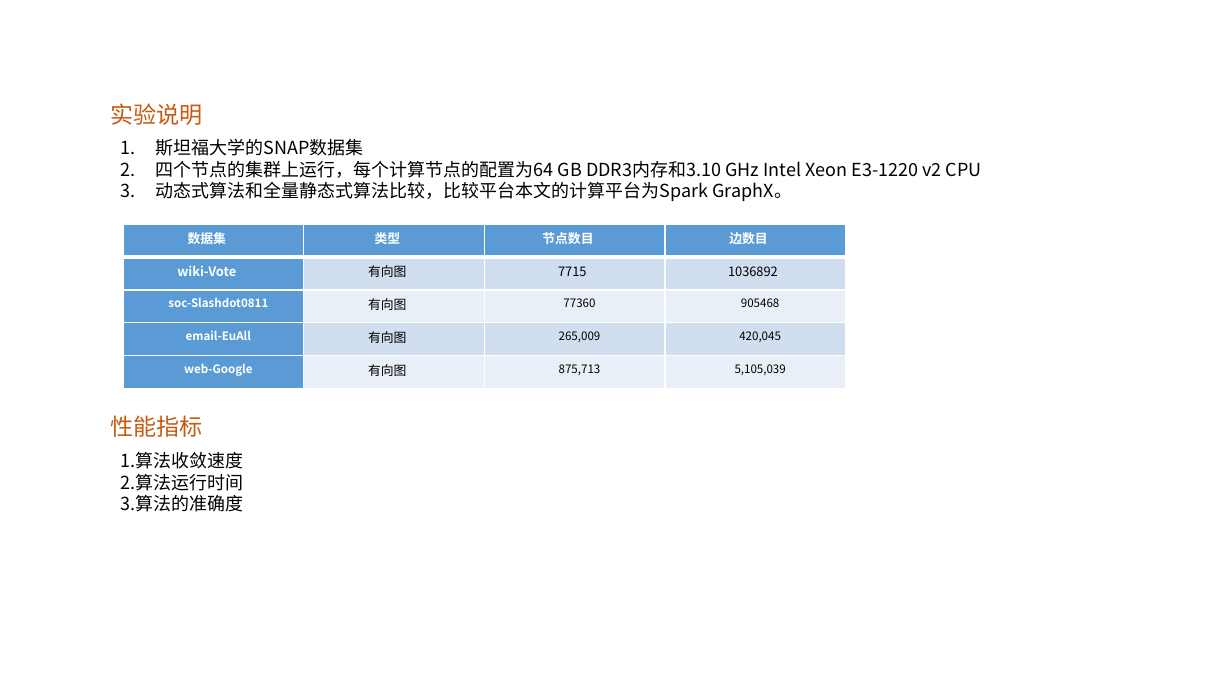
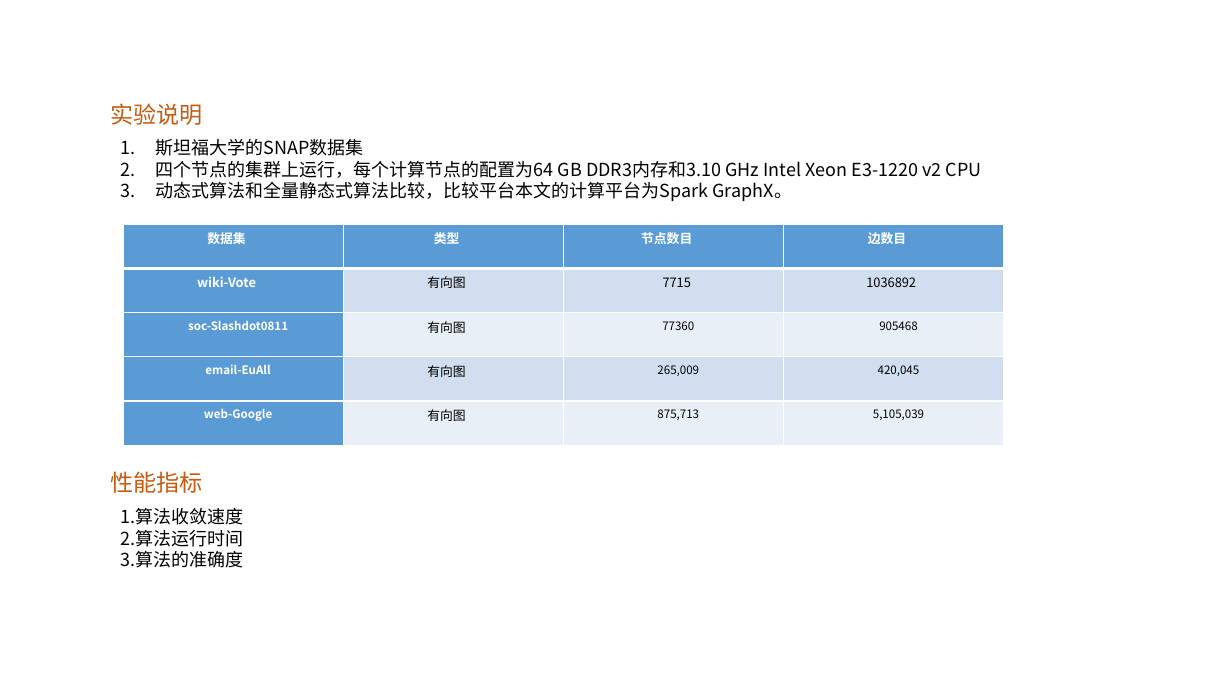
Before and after one commit to zhaobingcn/mypaper, a slide deck: slide 24 of 赵炳-答辩报告 [自动保存].pptx. Drawn at 1232x693 pixels with LibreOffice and Linux fonts; fonts in the diff are those of the drawing; background and template pictures are left out. Boxes give left, top, right and bottom in pixels: in the first picture for what was removed or moved away, otherwise in the second. Text is boxed around its words. In the diff, an @@ line names an element or a change of style, - is before the commit and + after.

```diff
--- a/赵炳-答辩报告 [自动保存].pptx
+++ b/赵炳-答辩报告 [自动保存].pptx
@@ table: place and size @@
-table at (123,225,846,389)
+table at (123,225,1003,445)
@@ text "性能指标": place and size @@
-text "性能指标" at (110,415,202,437)
+text "性能指标" at (110,471,202,493)
@@ text "1.算法收敛速度": place and size @@
-text "1.算法收敛速度" at (121,452,244,512)
+text "1.算法收敛速度" at (121,508,244,568)
```
Also in this commit, not shown: 6 other slides changed, 1 slide added, 2 other files.
